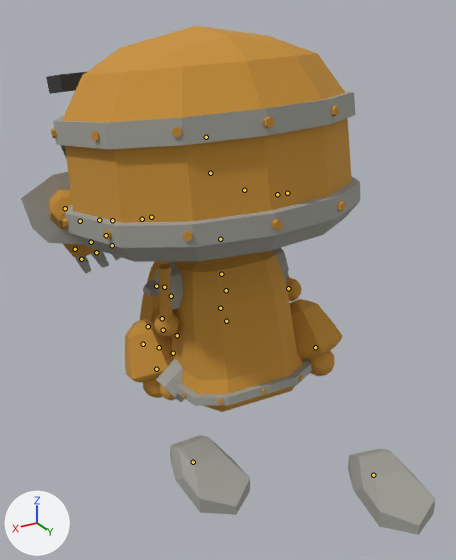
Before and after pictures for a commit that changed the glTF model assets/models/robot.glb.
Camera for both pictures: a 50 mm lens placed at (2.8, 4.35, 1.54), pointed at (0.13, -0.1, -0.69). Lighting does not change. The marker at lower left points along +X, +Y and +Z. The picture after the commit comes second. Both versions are drawn at frame 5 of the action 'Punch'; the numbers are the values there. The bones that change, and the others that lie on the model, are drawn over the model as lines.

Objects in the first picture: 'Foot.L', 'Foot.R', 'Hand.L', 'Hand.R', 'Head', 'Leg.L', 'Leg.R', 'LowerLeg.L', 'LowerLeg.R', 'Torso'.
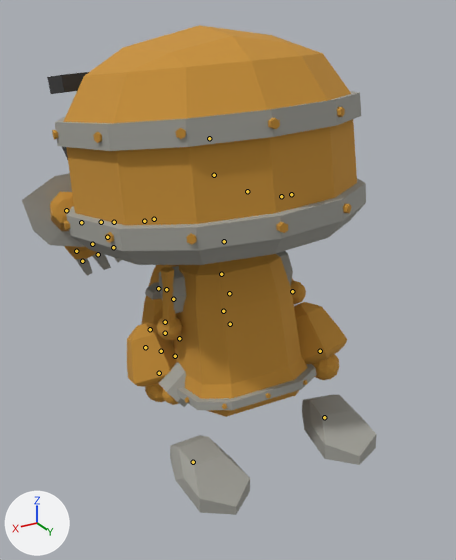
Changed parts and their boxes [x1, y1, x2, y2] in the pictures (456 x 560 px):
'Head', posed: before [46, 26, 360, 262]; after [47, 25, 366, 265]
'Torso', posed: before [156, 248, 312, 412]; after [159, 251, 316, 417]
'Foot.R', posed (15% narrower, 18% shorter): before [348, 449, 435, 535]; after [302, 395, 376, 465]
'Hand.L', posed: before [21, 172, 121, 273]; after [22, 173, 121, 276]
'LowerLeg.R', posed: before [290, 299, 342, 376]; after [294, 302, 347, 380]
'LowerLeg.L', posed: before [125, 319, 174, 398]; after [127, 323, 176, 402]
'Leg.L', posed: before [154, 264, 179, 336]; after [157, 267, 182, 340]
'Hand.R', posed: before [140, 261, 167, 322]; after [142, 265, 170, 325]
'Leg.R', posed: before [286, 275, 302, 301]; after [290, 278, 306, 304]
bone 'Body', root to tip: before (220, 308) to (220, 307); after (223, 311) to (223, 310)
bone 'Foot.R', root to tip: before (373, 475) to (373, 474); after (324, 417) to (324, 417)

The edits, one by one:
Bone 'Body' (bone_body) moves from (0.0007, -0.0015, 0.002) to (0.0008, -0.0015, 0.0012).
Bone 'Foot.R' (bone_foot_r) moves from (0.0, -0.0104, 0.0001) to (0.0, -0.0033, 0.0022).
